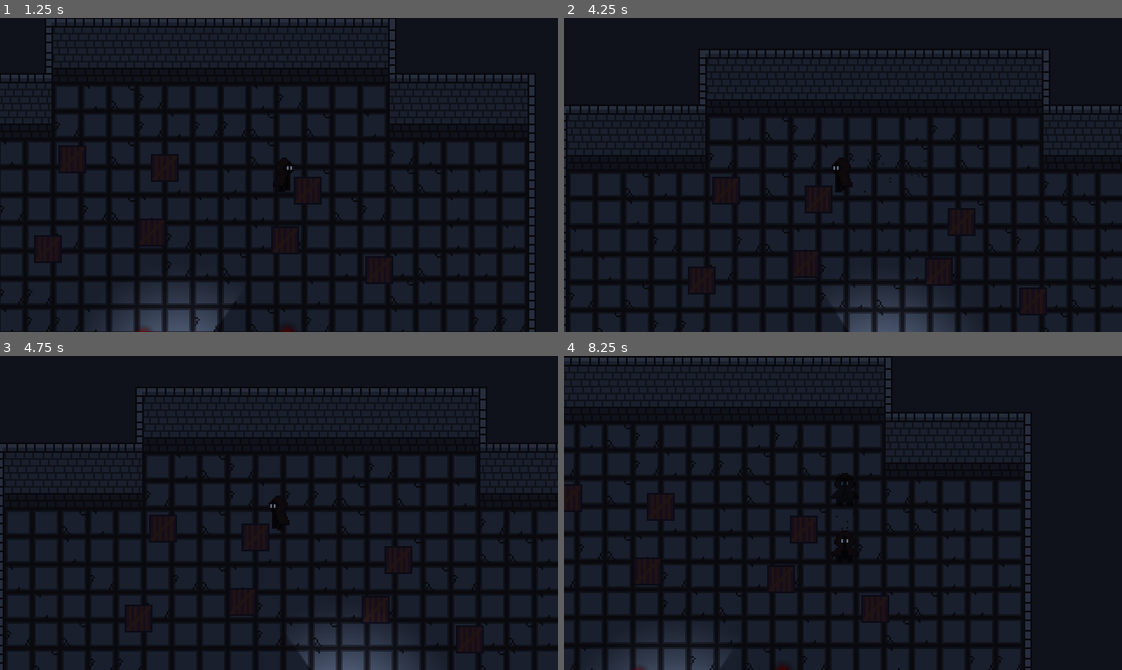
Above: before the commit, frames 1-4 (two rows, left to right).
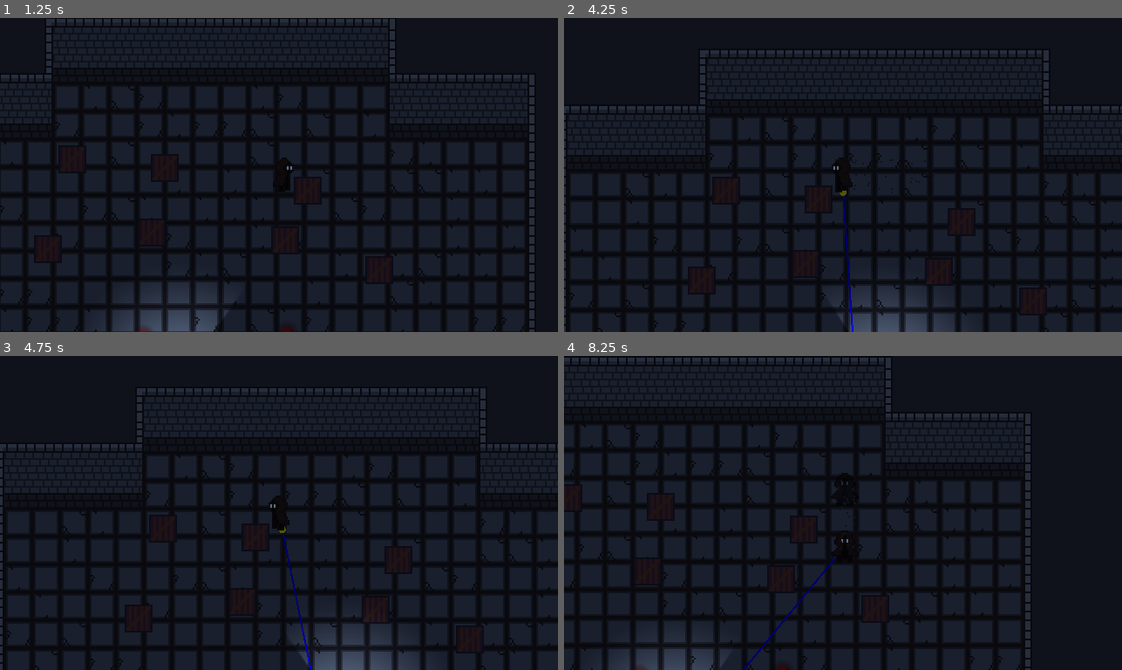
Above: after the commit, the same moments.

Repository: Pokehunter88/Snuffwick
Game: Godot game, scene res://Scenes/test_scene.tscn
Same seed, same stepped clock (60 frames per second), same inputs: the game is played once before the commit and once after it.
Inputs:
- Up to frame 1 (1.25 s): hold D (move_right) from 0.53 s (still down); tap E (interact) at 0.6 s
- Up to frame 2 (4.25 s): release D (move_right) at 1.28 s; hold S (move_down) 1.28-2.03 s; tap Shift (dash) at 1.35, 3.6 s; tap E (interact) at 1.55, 2.1, 2.85, 3.8 s; hold D (move_right) 2.03-2.78 s; hold W (move_up) 2.78-3.53 s; hold A (move_left) from 3.53 s (still down); tap F1 (debug) at 4.15 s
- Up to frame 3 (4.75 s): keep holding A (move_left); tap E (interact) at 4.35 s
- Up to frame 4 (8.25 s): release A (move_left) at 5.03 s; hold S (move_down) 5.03-5.78 s; tap E (interact) at 5.1, 6.05, 6.6, 7.35 s; hold D (move_right) 5.78-6.53 s; tap Shift (dash) at 5.85, 8.1 s; hold W (move_up) 6.53-7.28 s; hold D (move_right) 7.28-8.03 s; hold S (move_down) from 8.03 s (still down)

Frame 1 is identical in both runs. In frame 2, 0.2% of the frame differs, in the area x 49-52%, y 55-100%; in frame 3, 0.1%; in frame 4, 0.2%, in the area x 32-51%, y 50-100%.

Commit message:
made guard alert and follow player when in range

Diff:
--- a/Scenes/test_scene.tscn
+++ b/Scenes/test_scene.tscn
@@ -352,6 +352,7 @@
 color = Color(0.31919998, 0.34272, 0.42, 1)
 
 [node name="Player" parent="." unique_id=1043669616 instance=ExtResource("1_g7g4h")]
+unique_name_in_owner = true
 z_index = 2
 position = Vector2(170, 201)
 
--- a/scenes/guard.tscn
+++ b/scenes/guard.tscn
@@ -5,6 +5,7 @@
 [ext_resource type="Script" uid="uid://b4wcqmyi3b0ub" path="res://scripts/guard_sprite.gd" id="3_gn8tx"]
 [ext_resource type="PackedScene" uid="uid://c10jfkyblblf5" path="res://scenes/main_light.tscn" id="4_gn8tx"]
 [ext_resource type="Texture2D" uid="uid://qgrel2rlks23" path="res://textures/stick_lantern.png" id="5_gn8tx"]
+[ext_resource type="Texture2D" uid="uid://5xh8wnb5d27u" path="res://textures/symbols.png" id="6_5dfqo"]
 
 [sub_resource type="CapsuleShape2D" id="CapsuleShape2D_bcvot"]
 radius = 8.0
@@ -394,6 +395,44 @@
 
 [sub_resource type="OccluderPolygon2D" id="OccluderPolygon2D_rnaij"]
 polygon = PackedVector2Array(-5, -11, 5, -11, 5, 11, -5, 11)
+
+[sub_resource type="CanvasItemMaterial" id="CanvasItemMaterial_qs8vo"]
+light_mode = 1
+
+[sub_resource type="AtlasTexture" id="AtlasTexture_qulc2"]
+atlas = ExtResource("6_5dfqo")
+region = Rect2(9, 0, 9, 13)
+
+[sub_resource type="AtlasTexture" id="AtlasTexture_ima0r"]
+atlas = ExtResource("6_5dfqo")
+region = Rect2(0, 0, 9, 13)
+
+[sub_resource type="SpriteFrames" id="SpriteFrames_d6jv3"]
+animations = [{
+"frames": [{
+"duration": 1.0,
+"texture": SubResource("AtlasTexture_qulc2")
+}],
+"loop": 1,
+"name": &"alert",
+"speed": 5.0
+}, {
+"frames": [{
+"duration": 1.0,
+"texture": null
+}],
+"loop": 1,
+"name": &"none",
+"speed": 5.0
+}, {
+"frames": [{
+"duration": 1.0,
+"texture": SubResource("AtlasTexture_ima0r")
+}],
+"loop": 1,
+"name": &"suspicious",
+"speed": 5.0
+}]
 
 [node name="Guard" type="CharacterBody2D" unique_id=1340063206]
 collision_layer = 4
@@ -428,5 +467,11 @@
 scale = Vector2(0.5, 0.5)
 is_object = false
 
+[node name="StateSprite" type="AnimatedSprite2D" parent="GuardSprite" unique_id=668910855]
+material = SubResource("CanvasItemMaterial_qs8vo")
+position = Vector2(0, -18.5)
+sprite_frames = SubResource("SpriteFrames_d6jv3")
+animation = &"alert"
+
 [connection signal="animation_changed" from="GuardSprite" to="GuardSprite" method="_on_animation_changed"]
 [connection signal="frame_changed" from="GuardSprite" to="GuardSprite" method="_on_frame_changed"]
--- a/scenes/player.tscn
+++ b/scenes/player.tscn
@@ -266,13 +266,13 @@
 
 [node name="DashTrail" type="CPUParticles2D" parent="." unique_id=1972750556]
 emitting = false
-amount = 100
+amount = 200
 emission_shape = 3
 emission_rect_extents = Vector2(12, 20)
 gravity = Vector2(0, 0)
 scale_amount_min = 2.0
 scale_amount_max = 2.0
-color = Color(0.14, 0.14, 0.14, 1)
+color = Color(0.19215687, 0.20784314, 0.24705882, 1)
 color_ramp = SubResource("Gradient_bcvot")
 
 [connection signal="animation_looped" from="PlayerSprite" to="." method="_on_player_sprite_animation_looped"]
--- a/scripts/guard.gd
+++ b/scripts/guard.gd
@@ -1,6 +1,8 @@
 extends CharacterBody2D
 
 @onready var sprite: AnimatedSprite2D = $GuardSprite
+@onready var state_sprite: AnimatedSprite2D = $GuardSprite/StateSprite
+@onready var player: CharacterBody2D = %Player
 
 @export var markers: Array[Marker2D] = []
 
@@ -9,15 +11,37 @@
 
 @export var marker_change_distance: float = 10.0
 
-var marker_index: int = 0
+@export var suspicious_length: float = 0.7
+@export var suspicious_linger_length: float = 3.0
+
+var marker_index: int = 0.0
+
+var ray_start := Vector2.ZERO
+var ray_end := Vector2.ZERO
+var is_colliding := false
+
+var state = 0.0
+
+var player_in_sight := false
+var suspicious_time = 0.0
+var suspicious_linger_time = 0.0
+
+func _ready() -> void:
+	state_sprite.play("none")
 
 func _physics_process(delta: float) -> void:
-	var move_dir = markers[marker_index].global_position - global_position
+	var move_dir = Vector2.ZERO
 
-	if global_position.distance_to(markers[marker_index].global_position) < marker_change_distance:
-		marker_index += 1
-		if marker_index == markers.size():
-			marker_index = 0
+	if state == 0:
+		if markers.size() != 0:
+			move_dir = markers[marker_index].global_position - global_position
+
+			if global_position.distance_to(markers[marker_index].global_position) < marker_change_distance:
+				marker_index += 1
+				if marker_index == markers.size():
+					marker_index = 0
+	else:
+		move_dir = player.global_position - global_position
 
 	if move_dir != Vector2.ZERO:
 		velocity = speed * move_dir.normalized()
@@ -26,8 +50,32 @@
 		velocity.y = move_toward(velocity.y, 0, delta * deaccelertion)
 
 	move_and_slide()
+	_turn_animation()
 
-	_turn_animation()
+	var old_player_in_sight = player_in_sight
+	_look_for_player()
+
+	if state == 0:
+		if player_in_sight:
+			if !old_player_in_sight:
+				if suspicious_linger_time <= 0:
+					suspicious_time = 1
+				else:
+					suspicious_time = 0
+				state_sprite.play("suspicious")
+			suspicious_time -= delta
+
+			if suspicious_time <= 0:
+				state = 1
+				state_sprite.play("alert")
+		else:
+			if suspicious_time > 0 and old_player_in_sight:
+				suspicious_linger_time = suspicious_linger_length
+
+			if suspicious_linger_time > 0:
+				suspicious_linger_time -= delta
+			else:
+				state_sprite.play("none")
 
 func _turn_animation():
 	if velocity != Vector2.ZERO:
@@ -41,3 +89,38 @@
 				sprite.play("down_walk")
 			else:
 				sprite.play("up_walk")
+
+func _look_for_player():
+	var origin = global_position
+	var end = player.global_position
+
+	#if origin.distance_to(end) < interact_distance:
+		#_check_interact(light_source)
+
+	var space_state = get_world_2d().direct_space_state
+
+	var query = PhysicsRayQueryParameters2D.create(origin, end)
+
+	var result = space_state.intersect_ray(query)
+
+	if result:
+		ray_start = origin
+		ray_end = result.position
+		is_colliding = result.collider.name == "Player"
+	else:
+		is_colliding = false
+
+	if is_colliding and player.in_light:
+		player_in_sight = true
+	else:
+		player_in_sight = false
+
+	queue_redraw()
+
+func _draw() -> void:
+	if player.light_manager.show_debug_lines:
+		var color = Color.BLUE if is_colliding else Color.ORANGE
+
+		draw_line(to_local(ray_start), to_local(ray_end), color, 2.0)
+		if is_colliding:
+			draw_circle(to_local(ray_end), 4.0, Color.GREEN if player_in_sight else Color.YELLOW)
--- a/scripts/guard_sprite.gd
+++ b/scripts/guard_sprite.gd
@@ -14,6 +14,7 @@
 
 func _ready() -> void:
 	generate_occluder()
+	_on_frame_changed()
 
 func generate_occluder() -> void:
 	if not sprite_frames.get_frame_texture(animation, frame):
Binary file added: assets/symbols.aseprite
Binary file added: textures/symbols.png
Not shown, added: textures/symbols.png.import
